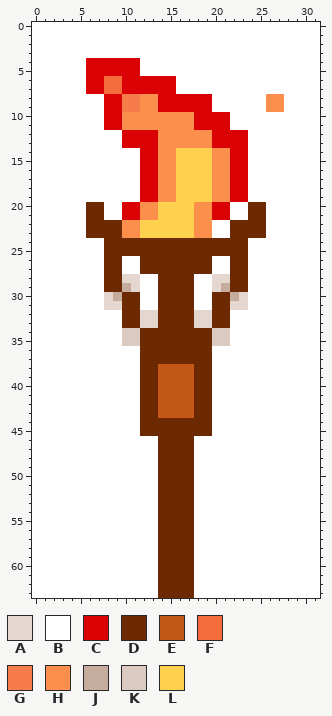
Edited in one commit: pixel-art sprite (Project/hoofdversie/Ragnarok/data/torch0003.png). The picture above was drawn from the file before the commit.
The file is 64x128 pixels, drawn in blocks of 2x2; one block is one cell here.
Palette (. is transparent): A #e4d7cf  B #ffffff  C #da0205  D #6d2901  E #c45818  F #f46c3b  G #f77c4b  H #fd8f4d  J #c6ac9c  K #dbcac0  L #fdd14d
Once edited:
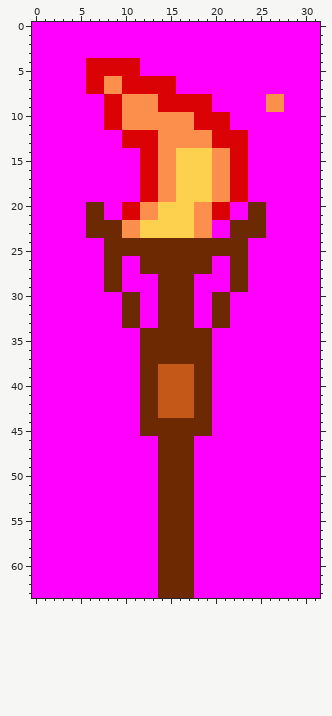
Diff:
colour B: #ffffff -> #ff00ff
y 6..7: x 8..9 FF -> HH
y 8..9: x 10..11 GG -> HH
y 28: x 10..11 AA -> BB; x 20..21 AA -> BB
y 29: x 10..11 JA -> BB; x 20..21 AJ -> BB
y 30: x 8..9 AJ -> BB; x 22..23 JA -> BB
y 31: x 8..9 AA -> BB; x 22..23 AA -> BB
y 32..33: x 12..13 AA -> BB; x 18..19 AA -> BB
y 34..35: x 10..11 KK -> BB; x 20..21 KK -> BB
Where, in picture pixels (left, top, right, bottom), the same in both pictures:
changed: (32, 22, 320, 598)
